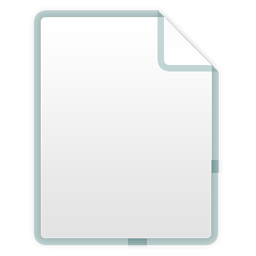
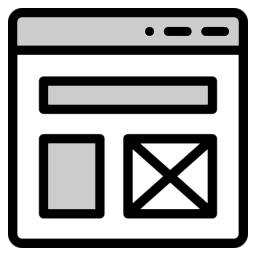
Layered file, before and after one edit (256×256). Changes by layer:
removed layer "Layer" over left=128, top=160, right=224, bottom=249
painted on "icon256.png" over left=8, top=7, right=248, bottom=249
